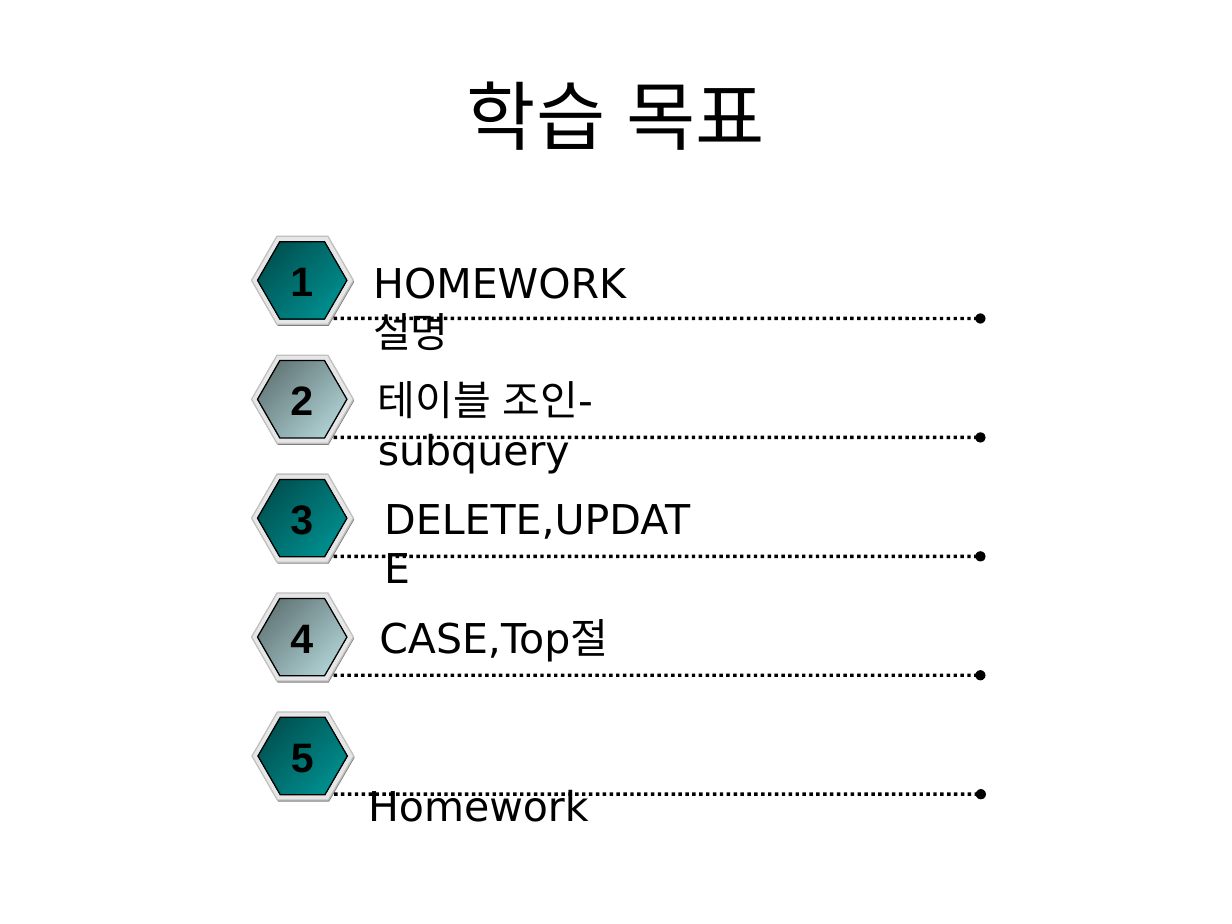
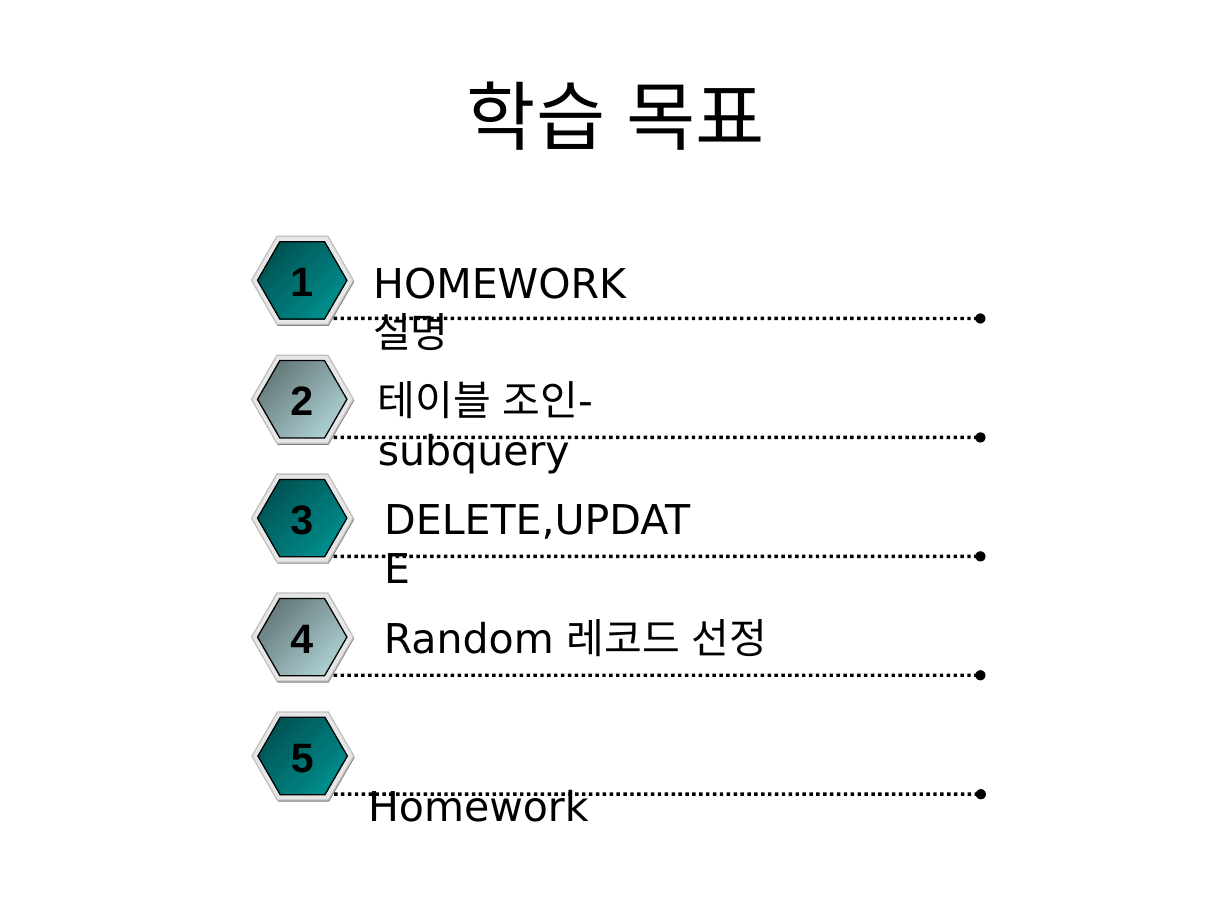
Before and after one commit to ManYoungPark/cpbmi2016, a slide deck: slide 2 of CPBMI_pmy_3rd_subquery.ppt. Drawn at 1232x924 pixels with LibreOffice and Linux fonts; fonts in the diff are those of the drawing; background and template pictures are left out. Boxes give left, top, right and bottom in pixels: in the first picture for what was removed or moved away, otherwise in the second. Text is boxed around its words. In the diff, an @@ line names an element or a change of style, - is before the commit and + after.

Commit message:
dd

```diff
--- a/CPBMI_pmy_3rd_subquery.ppt
+++ b/CPBMI_pmy_3rd_subquery.ppt
@@ text at (384, 619, 768, 657): text changed @@
-  CASE,Top절
+  Random 레코드 선정
```
Also in this commit, not shown: 1 slide removed.
